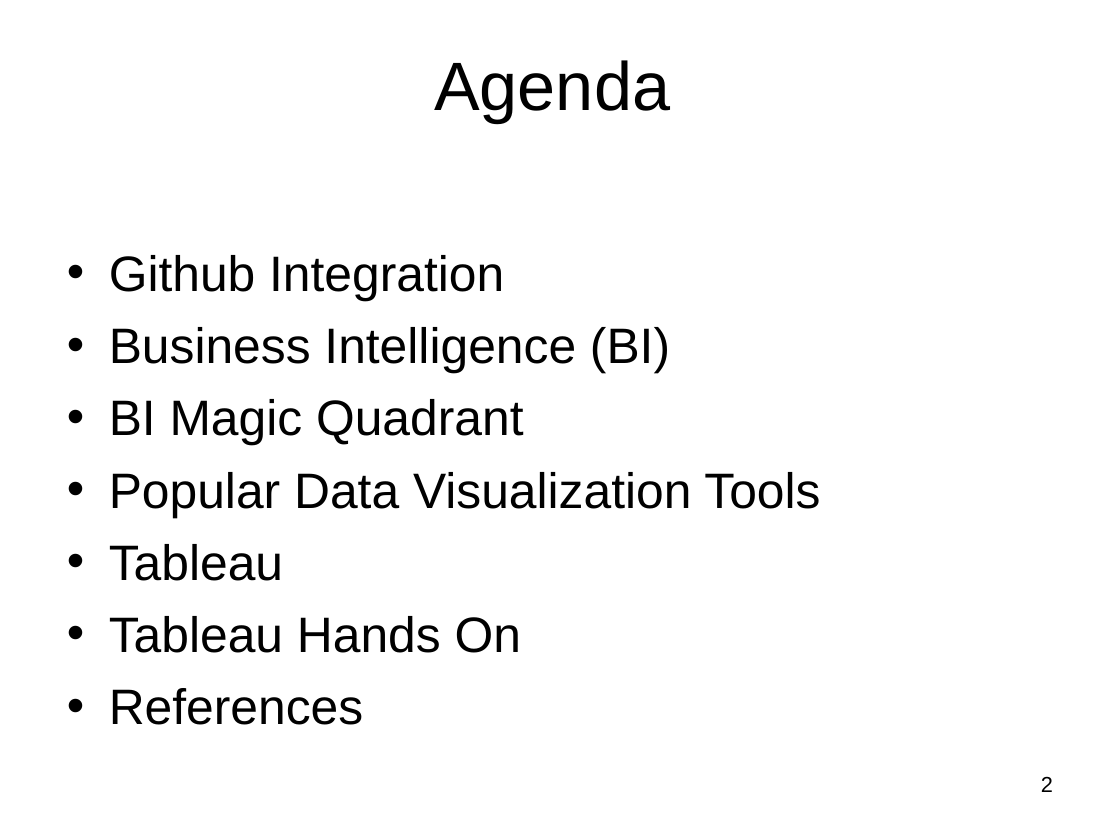
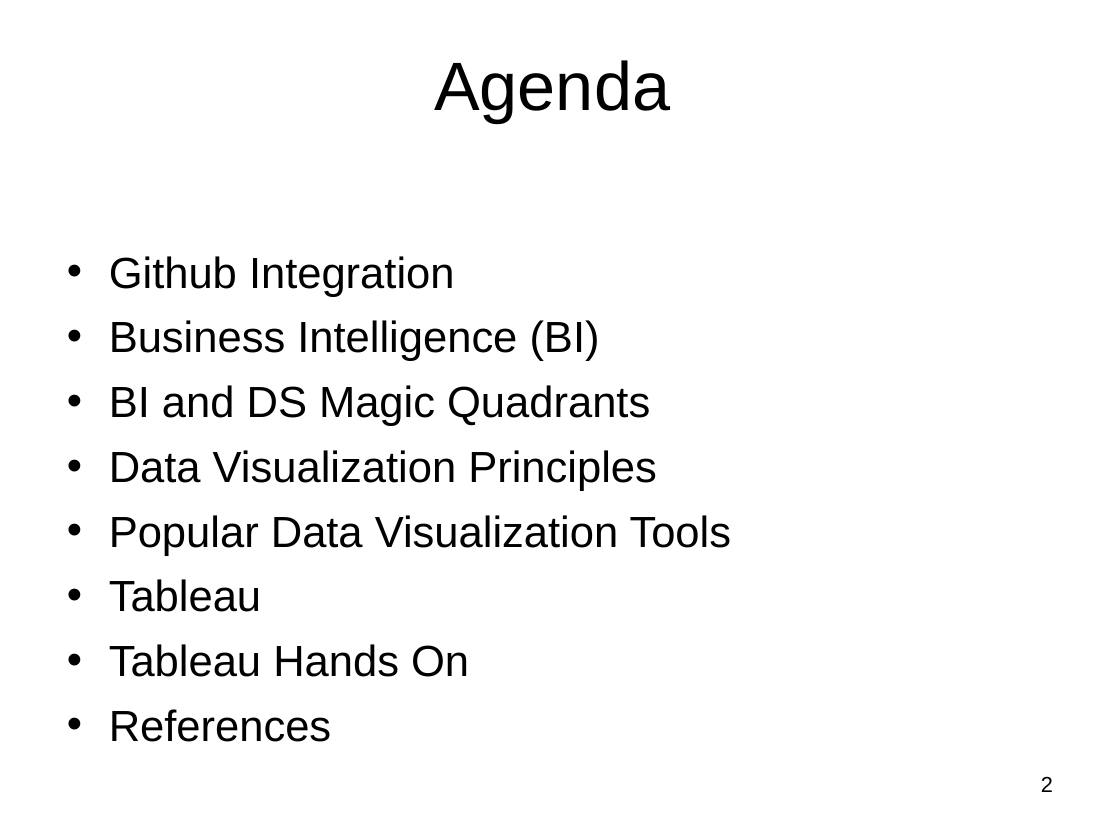
Before and after one commit to raghu-icecraft/tech-talks, a slide deck: slide 2 of Tableau/Mar_18/Tableau_Workshop_PSGTECH_DOMCA.ppt. Drawn at 1120x840 pixels with LibreOffice and Linux fonts; fonts in the diff are those of the drawing; background and template pictures are left out. Boxes give left, top, right and bottom in pixels: in the first picture for what was removed or moved away, otherwise in the second. Text is boxed around its words. In the diff, an @@ line names an element or a change of style, - is before the commit and + after.

Commit message:
Added Tufte and Gestalt related principles, Gartner BI and DS 2018 magic quadrants. Updated version of powerpoint related to March 2018 presentation.

```diff
--- a/Tableau/Mar_18/Tableau_Workshop_PSGTECH_DOMCA.ppt
+++ b/Tableau/Mar_18/Tableau_Workshop_PSGTECH_DOMCA.ppt
@@ text at <box>109,256,732,742</box>: size 32 to 28 pt in "Github Integration", "Business Intelligence (BI)", "Popular Data Visualization Tools", "Tableau" and 2 more places @@
@@ text at <box>109,385,657,491</box>: text changed; size 32 to 28 pt @@
-• BI Magic Quadrant
+• BI and DS Magic Quadrants
+• Data Visualization Principles
```
Also in this commit, not shown: 3 other slides changed, 4 slides added.
